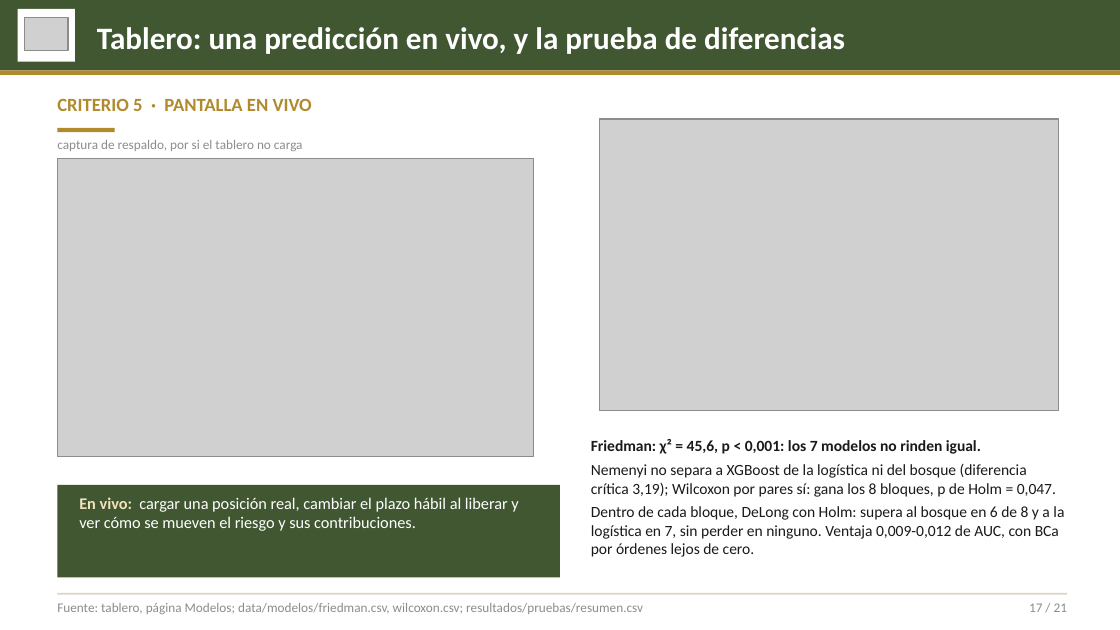
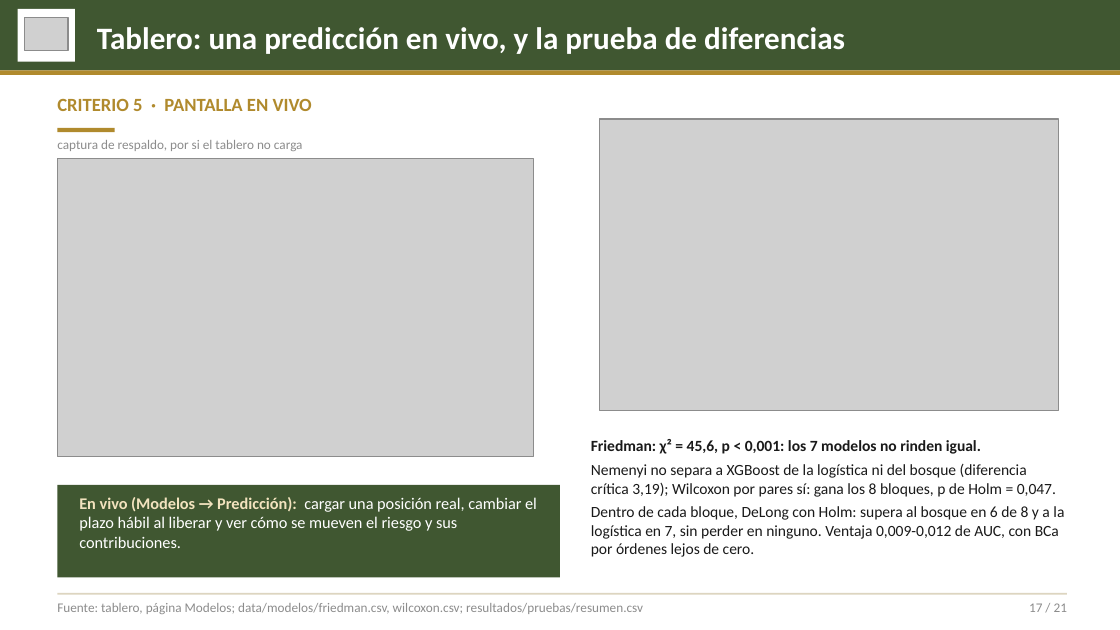
Before and after one commit to ddcarbono/otif-compras-ml, a slide deck: slide 17 of presentacion/sustentacion_otif.pptx. Drawn at 1120x630 pixels with LibreOffice and Linux fonts; fonts in the diff are those of the drawing; grey boxes stand for pictures. Boxes give left, top, right and bottom in pixels: in the first picture for what was removed or moved away, otherwise in the second. Text is boxed around its words. In the diff, an @@ line names an element or a change of style, - is before the commit and + after.

Commit message:
Tablero: ?pestana= abre una pestaña de Modelos (para la captura de la predicción); láminas 17, 19 y 20 al día

```diff
--- a/presentacion/sustentacion_otif.pptx
+++ b/presentacion/sustentacion_otif.pptx
@@ text at (x1=79, y1=497, x2=537, y2=548): text changed @@
-En vivo: cargar una posición real, cambiar el plazo hábil al liberar y ver cómo se mueven el riesgo y sus contribuciones.
+En vivo (Modelos → Predicción): cargar una posición real, cambiar el plazo hábil al liberar y ver cómo se mueven el riesgo y sus contribuciones.
```
Also in this commit, not shown: 2 other slides changed, 4 other files.
